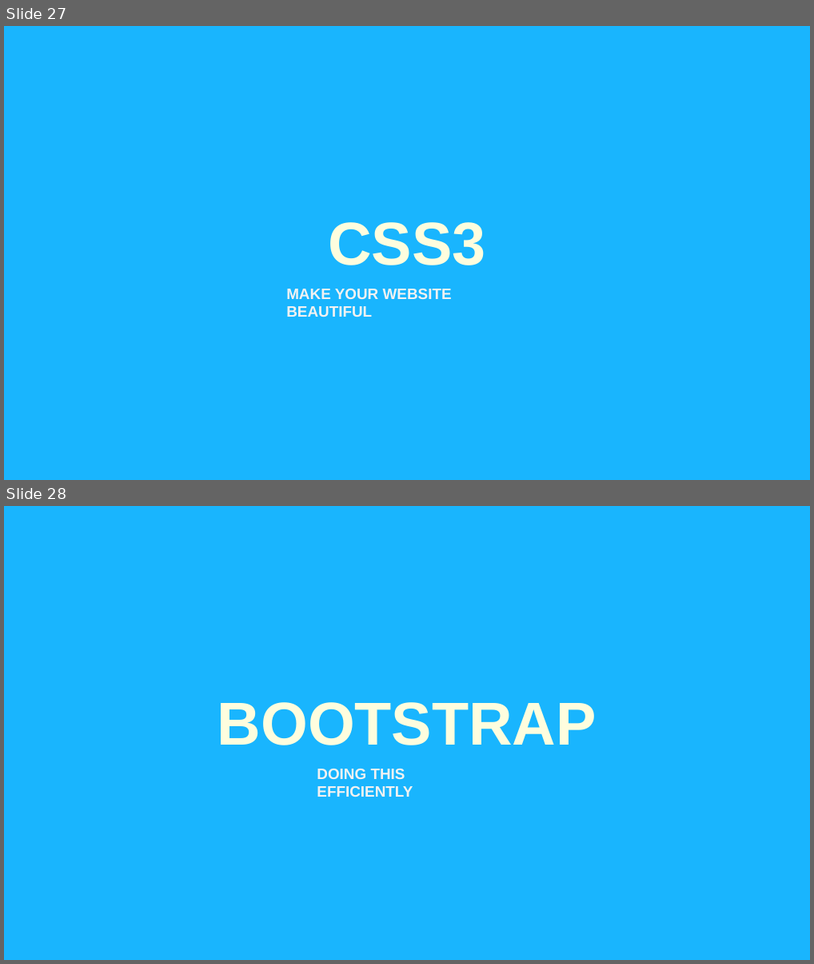
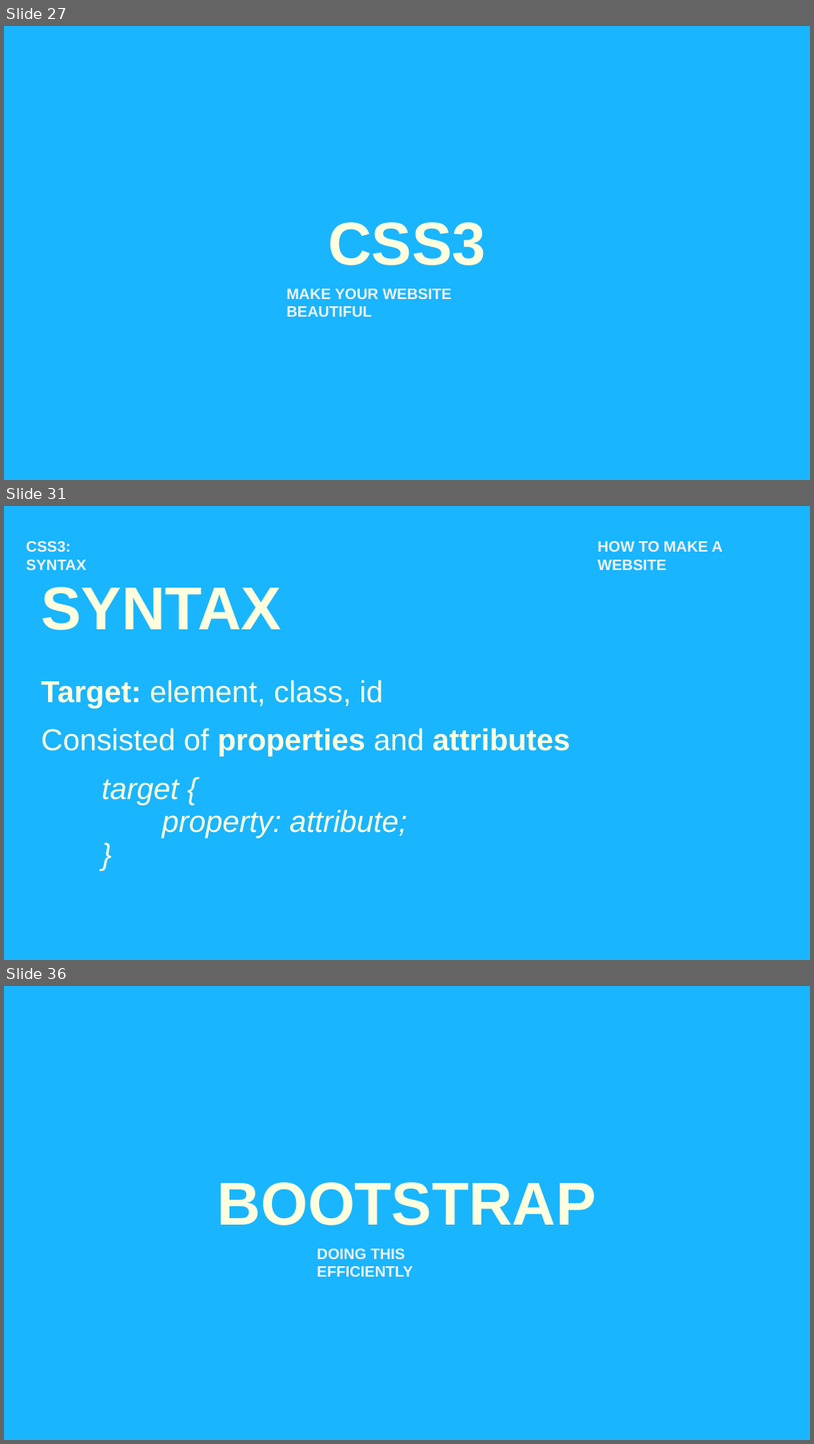
Before and after one commit to nimus0108/CodeDay-Spring, a slide deck: Presentation/How to Make a Website.pptx. Shown one above the other, each under a label of ours: slides 27 and 28 before the commit, slides 27, 31 and 36 after it; the slides between them are not shown. The pictures are 814x964 and 814x1444 pixels, drawn with LibreOffice and Linux fonts; fonts in the diff are those of the drawing. Boxes give left, top, right and bottom in pixels: in the first picture for what was removed or moved away, otherwise in the second. Text is boxed around its words. In the diff, an @@ line names an element or a change of style, - is before the commit and + after.

```diff
--- a/Presentation/How to Make a Website.pptx
+++ b/Presentation/How to Make a Website.pptx
@@ slide 31 added at [4,506,810,960], background #19B5FE @@
@@ text added at [26,541,86,570], 18 pt, text #F2F2F2, bold @@
+CSS3: SYNTAX
@@ text added at [598,541,723,570], 18 pt, text #F2F2F2, bold @@
+HOW TO MAKE A WEBSITE
@@ title added at [42,587,282,630], 72 pt, text #FEFDDE, bold @@
+SYNTAX
@@ text added at [41,680,383,708], 36 pt, text #FEFDDE @@
+Target: element, class, id
@@ text added at [41,728,570,756], 36 pt, text #FEFDDE, bold @@
+Consisted of properties and attributes
@@ text added at [102,779,407,838], 36 pt, text #FEFDDE, italic @@
+target {
+property: attribute;
+}
@@ what was slide 28 is now slide 36 @@
```
Also in this commit, not shown: 7 other slides added.
